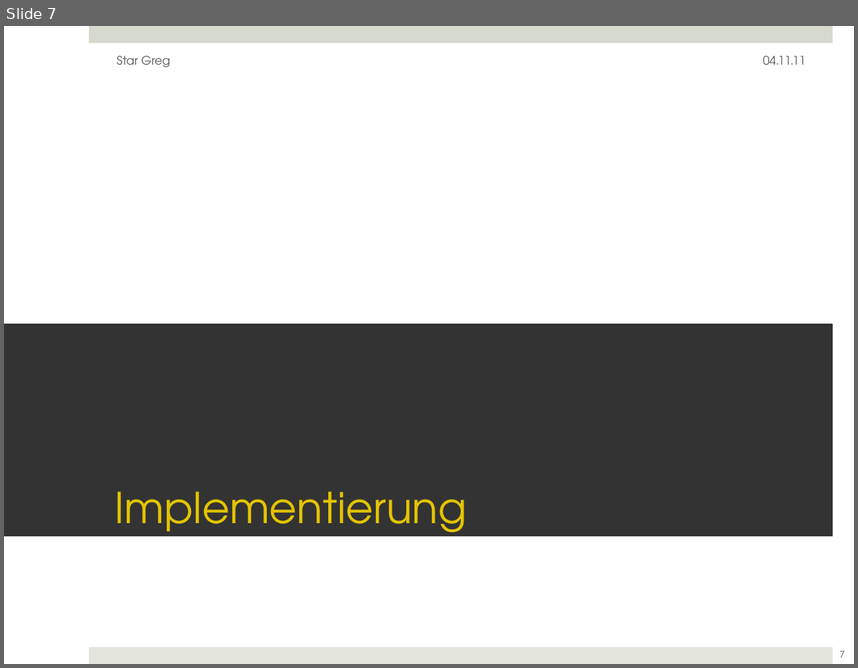
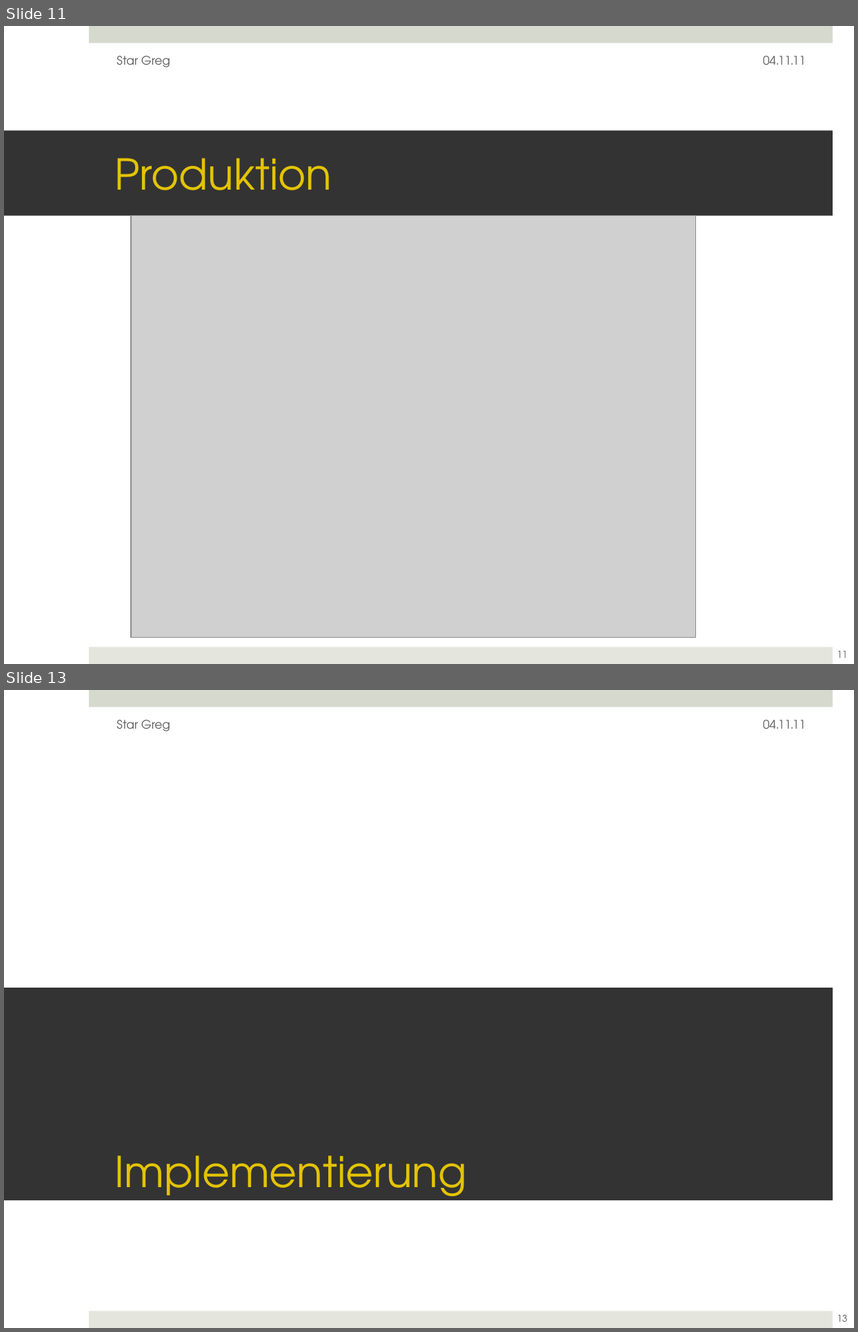
Before and after one commit to ftes/stargreg, a slide deck: 70 Praesentation/30 StarGreg Julia.pptx. Shown one above the other, each under a label of ours: slide 7 before the commit, slides 11 and 13 after it; the slides between them are not shown. The pictures are 858x668 and 858x1332 pixels, drawn with LibreOffice and Linux fonts; fonts in the diff are those of the drawing; grey boxes stand for pictures. Boxes give left, top, right and bottom in pixels: in the first picture for what was removed or moved away, otherwise in the second. Text is boxed around its words. In the diff, an @@ line names an element or a change of style, - is before the commit and + after.

```diff
--- a/70 Praesentation/30 StarGreg Julia.pptx
+++ b/70 Praesentation/30 StarGreg Julia.pptx
@@ slide 11 added at [4, 26, 854, 664], background #FFFFFF; not listed: 2 template elements that a slide beside it also shows @@
@@ text added at [116, 56, 170, 67], 10 pt, text #595959 @@
+Star Greg
@@ text added at [763, 56, 806, 65], 10 pt, text #595959 @@
+04.11.11
@@ title added at [4, 131, 833, 216], fill #333333, 36 pt, text #E4C402 @@
+Produktion
@@ picture added at [131, 216, 695, 637] @@
@@ page number added at [837, 650, 847, 657], 8 pt, text #595959 @@
+11
@@ what was slide 7 is now slide 13 @@
@@ page number at [837, 1314, 847, 1321]: text changed @@
-7
+13
```
Also in this commit, not shown: 2 slides changed, 5 other slides added.
